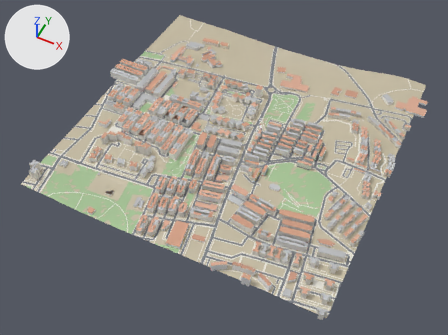
The glTF model public/world/tiles/-1_-4.glb, before and after one commit.
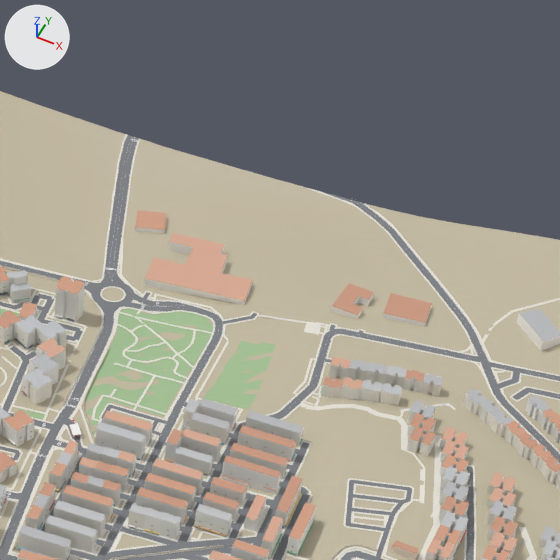
Each version appears first whole from a camera (50 mm lens) standing at (113.0, 2174.0, 1542.0) and looking at (-498.0, 3396.0, 14.0), and next in a close-up on the part from 54% to 88% of the width and 3% to 48% of the height. Arrows for +X, +Y and +Z are at upper left; the lights stay in place. The last two pictures show the newer version. Where no turn or scale is listed for an object, it has been applied to the vertices. Vertices at exactly the same position are counted once.

In view in the first close-up: 'Detail', 'Ground', 'Park', 'Road', 'Roofs', 'Sidewalk', 'Walls' and 2 more.
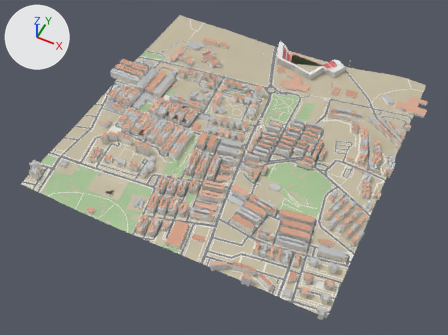
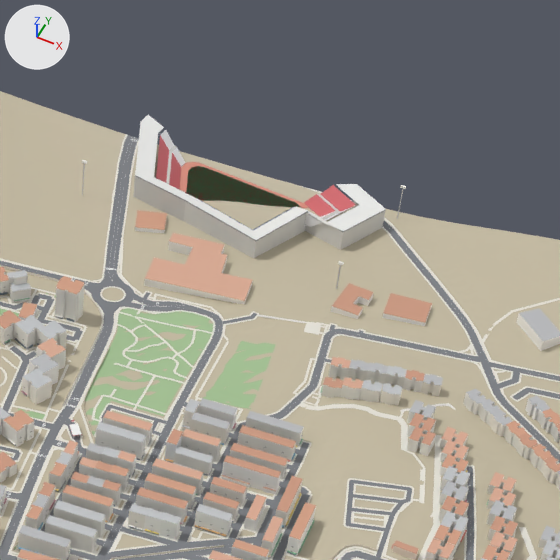
Where the newer file only moved an object's origin or applied its transform, the numbers keep the older frame.

What changed in the scene script:
```text
Change me_detail:
    used by ob_detail; location = (-511.7, 3389.4, 90.3)
    remove me_detail.from_pydata(...)  # 37767 vertices, 49458 faces; spans x -519.0..519.0, y -399.0..399.0, z -20.0..20.0
    add me_detail.from_pydata(...)  # 37872 vertices, 49604 faces; spans x -519.0..519.0, y -399.0..614.0, z -23.0..25.0
    me_detail part 1: a new loose piece of 45 vertices spanning x -26.0..193.0, y 492.0..603.0, z -19.0..6.0, in mat_defaultmaterial_008
    me_detail part 2: a new loose piece of 36 vertices spanning x -51.0..223.0, y 475.0..614.0, z -23.0..9.0, in mat_defaultmaterial_008
    me_detail part 3: 22 vertices added at x 4.0..160.0, y 512.0..598.0, z -19.0
    other edits to the shape of me_detail do not show in these pictures
```

Where the change shows, as pixel boxes [x1, y1, x2, y2] in the close-ups (560 x 560 px):
'Detail', reshaped
    before: [0, 265, 489, 560]
    after: [0, 115, 489, 560]
part 1 of me_detail, added
    after: [156, 130, 356, 230]
part 2 of me_detail, added
    after: [133, 115, 386, 258]
part 3 of me_detail, added (green)
    after: [179, 162, 309, 208]
